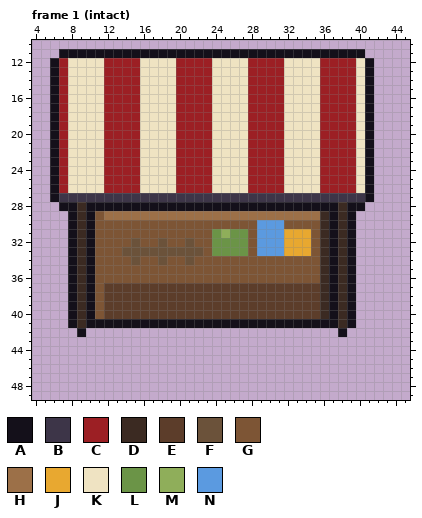
Pixel-art file -- art/structures/town_market_stall.aseprite. Above is the file before it was changed.
48x50 pixels, 4 frames. Colours within 5 levels of each other are drawn and written as one. Shown: frame 1 (intact): x 4..45, y 10..49. The commit also changed other frames, which this record leaves out.
Palette (. is transparent): A #14101a  B #3d3548  C #9c1f24  D #3b2a22  E #5c3d2a  F #6b523a  G #7d5535  H #9c7048  J #e8a830  K #efe3c2  L #6b9447  M #8fae5a  N #5b9ae0
Once edited:
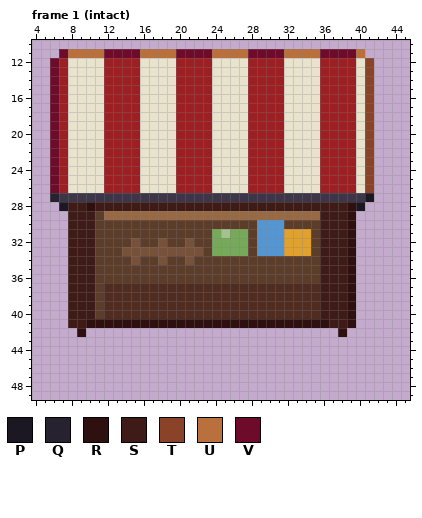
Colours new in this view: P #1b1823  Q #26222f  R #2f1011  S #3f1b17  T #8a4328  U #ba703c  V #6e0b2b
Difference:
Colour E changes from #5c3d2a to #4f2b20.
Colour F changes from #6b523a to #775139.
Colour G changes from #7d5535 to #5c3d2a.
Colour H changes from #9c7048 to #976a45.
Colour J changes from #e8a830 to #e1a12e.
Colour K changes from #efe3c2 to #e9e3ce.
Colour L changes from #6b9447 to #77a95a.
Colour M changes from #8fae5a to #a5c18d.
Colour N changes from #5b9ae0 to #5496d2.
Frame 1 (intact):
The edit turns colour A into colour P in row 27 at x 41; in row 28 at x 7 and 40.
The edit turns colour A into colour Q in row 27 at x 6.
The edit turns colour A into colour R in row 28 at x 10 and 39; in rows 29 to 40 at x 39; in row 41 at x 10 to 36 and 39; in row 42 at x 9 and 38.
The edit turns colour A into colour S in row 28 at x 8 and 11 to 37; in rows 29 to 40 at x 8, 10 and 37; in row 41 at x 8 and 37.
The edit turns colour D into colour S in row 28 at x 9 and 38; in rows 29 to 40 at x 9, 36 and 38; in row 41 at x 9 and 38.
The edit turns colour A into colour T in rows 12 to 26 at x 41.
The edit turns colour A into colour U in row 11 at x 8 to 11, 16 to 19, 24 to 27, 32 to 35 and 40.
The edit turns colour A into colour V in row 11 at x 7, 12 to 15, 20 to 23, 28 to 31 and 36 to 39; in rows 12 to 26 at x 6.
Changed places in both pictures, as pixel boxes (x1, y1, x2, y2):
changed: (50, 49, 374, 337)
